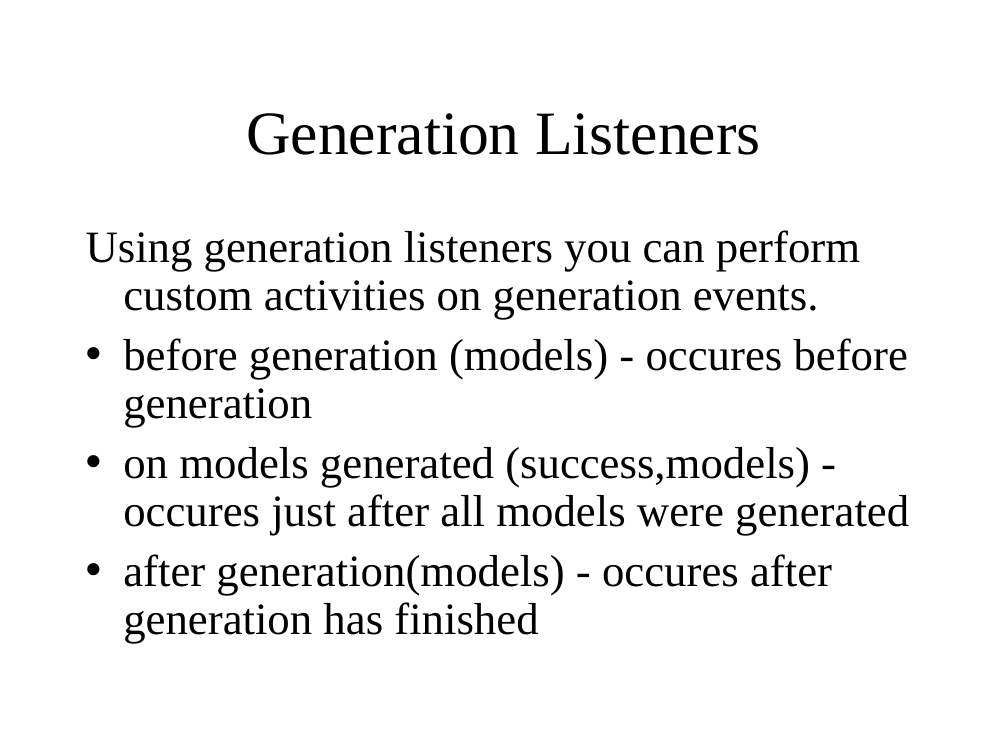
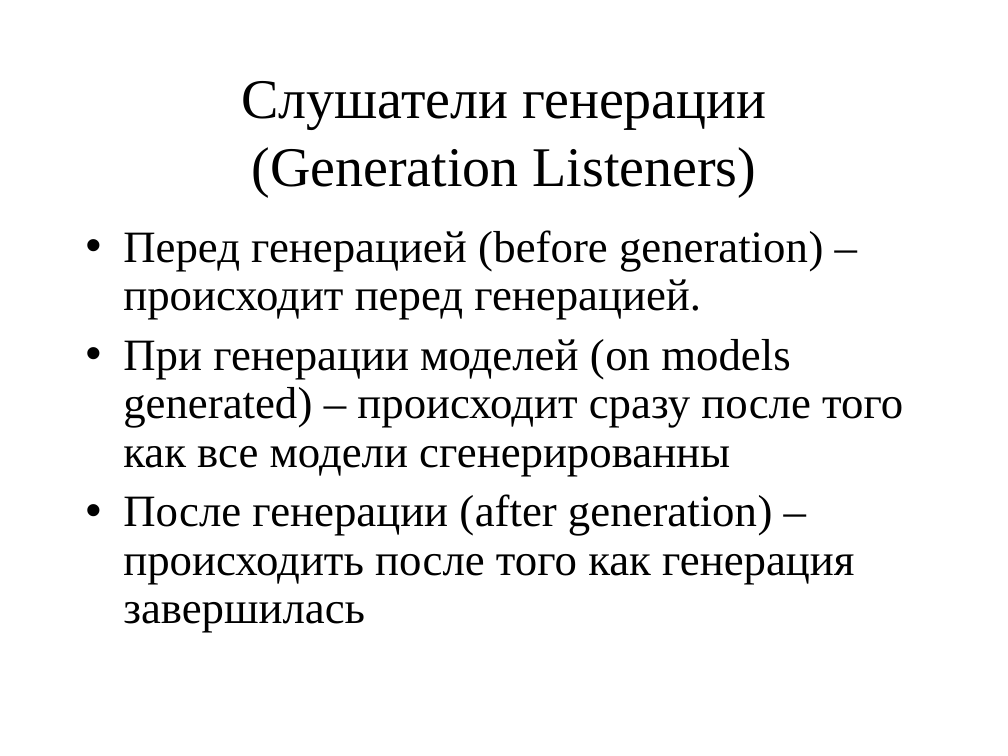
Before and after one commit to mazine/umk, a slide deck: slide 11 of presentations/Plugin.ppt. Drawn at 1008x756 pixels with LibreOffice and Linux fonts; fonts in the diff are those of the drawing. Boxes give left, top, right and bottom in pixels: in the first picture for what was removed or moved away, otherwise in the second. Text is boxed around its words. In the diff, an @@ line names an element or a change of style, - is before the commit and + after.

```diff
--- a/presentations/Plugin.ppt
+++ b/presentations/Plugin.ppt
@@ title at bbox=[241, 81, 766, 196]: text changed; size 44 to 40 pt @@
-Generation Listeners
+Слушатели генерации
+(Generation Listeners)
@@ text at bbox=[123, 230, 903, 633]: text changed @@
-Using generation listeners you can perform custom activities on generation events.
-• before generation (models) - occures before generation
-• on models generated (success,models) - occures just after all models were generated
-• after generation(models) - occures after generation has finished
+• Перед генерацией (before generation) – происходит перед генерацией.
+• При генерации моделей (on models generated) – происходит сразу после того как все модели сгенерированны
+• После генерации (after generation) – происходить после того как генерация завершилась
```
Also in this commit, not shown: 5 other slides changed.
